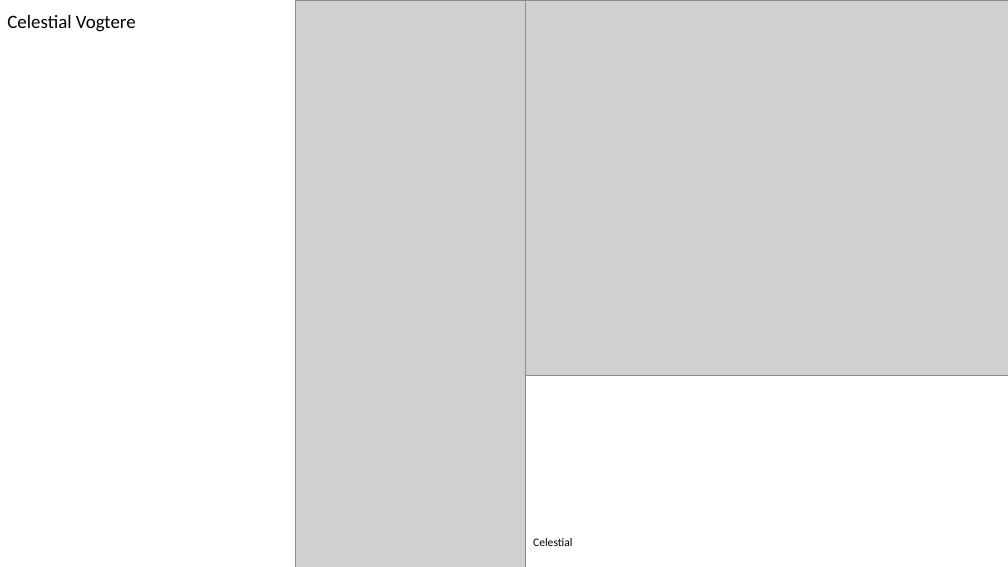
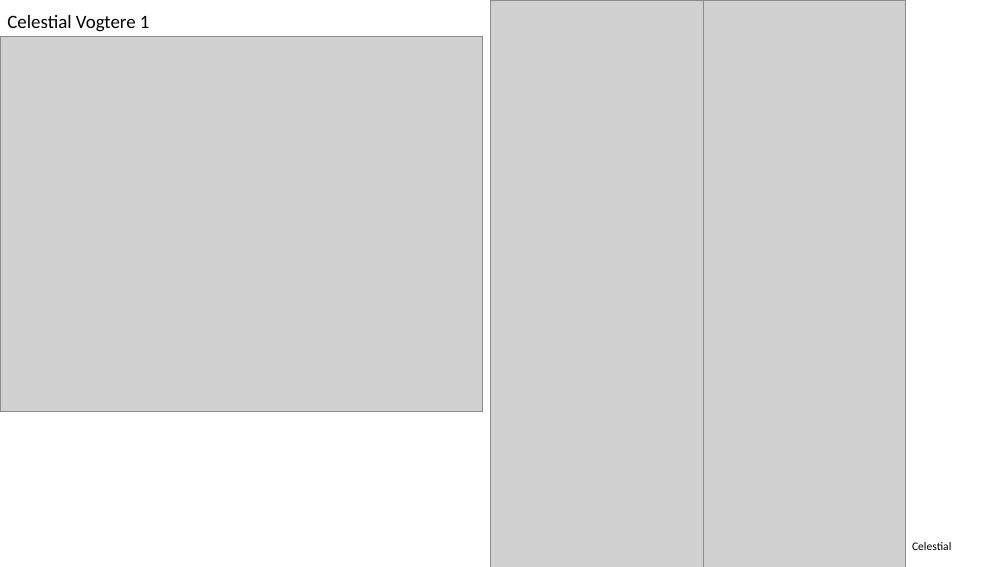
Before and after one commit to 2BeAsh/DnD_notes, a slide deck: slide 2 of Terra Aurum/Store Lokationer/Bundne Bibliotek (Sølvdrage)/Stat Blocks.pptx. Drawn at 1008x567 pixels with LibreOffice and Linux fonts; fonts in the diff are those of the drawing; grey boxes stand for pictures. Boxes give left, top, right and bottom in pixels: in the first picture for what was removed or moved away, otherwise in the second. Text is boxed around its words. In the diff, an @@ line names an element or a change of style, - is before the commit and + after.

```diff
--- a/Terra Aurum/Store Lokationer/Bundne Bibliotek (Sølvdrage)/Stat Blocks.pptx
+++ b/Terra Aurum/Store Lokationer/Bundne Bibliotek (Sølvdrage)/Stat Blocks.pptx
@@ text at [7,15,150,32]: text changed @@
-Celestial Vogtere
+Celestial Vogtere 1
@@ picture removed at [295,0,526,567] @@
@@ picture added at [491,0,704,567] @@
@@ picture added at [703,0,905,567] @@
@@ picture: place and size @@
-picture at [526,0,1008,375]
+picture at [0,36,482,411]
@@ text "Celestial": place and size @@
-text "Celestial" at [533,538,572,546]
+text "Celestial" at [912,542,951,550]
```
Also in this commit, not shown: 2 slides added, 3 slides removed, 1 other file.
